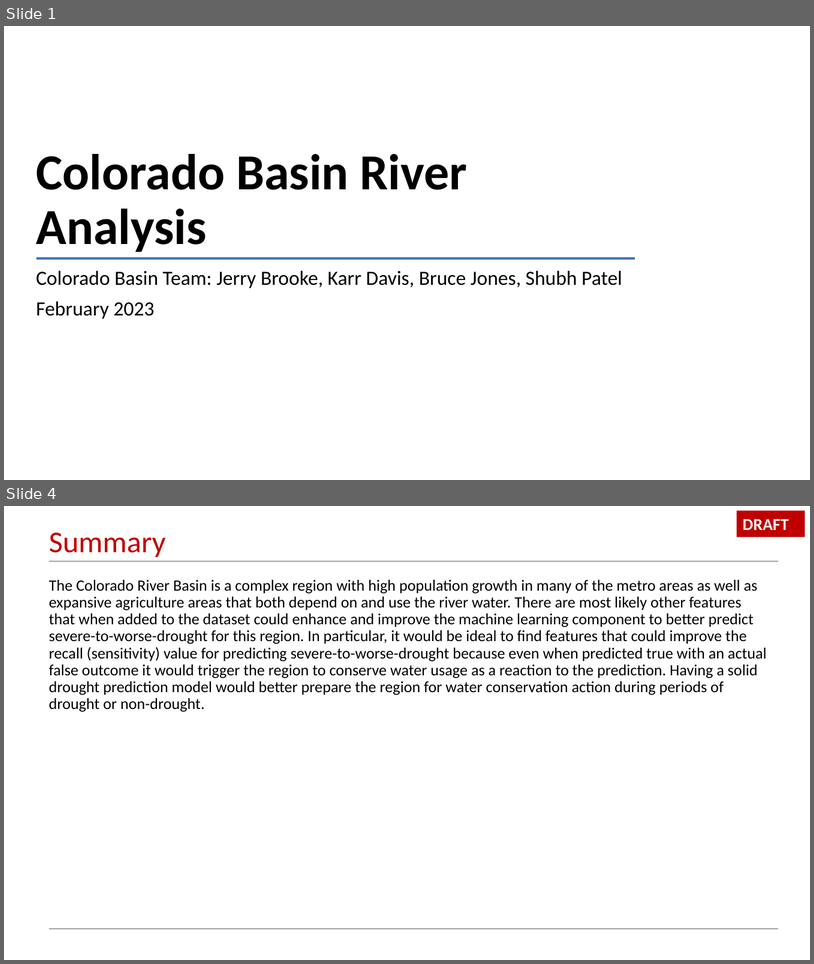
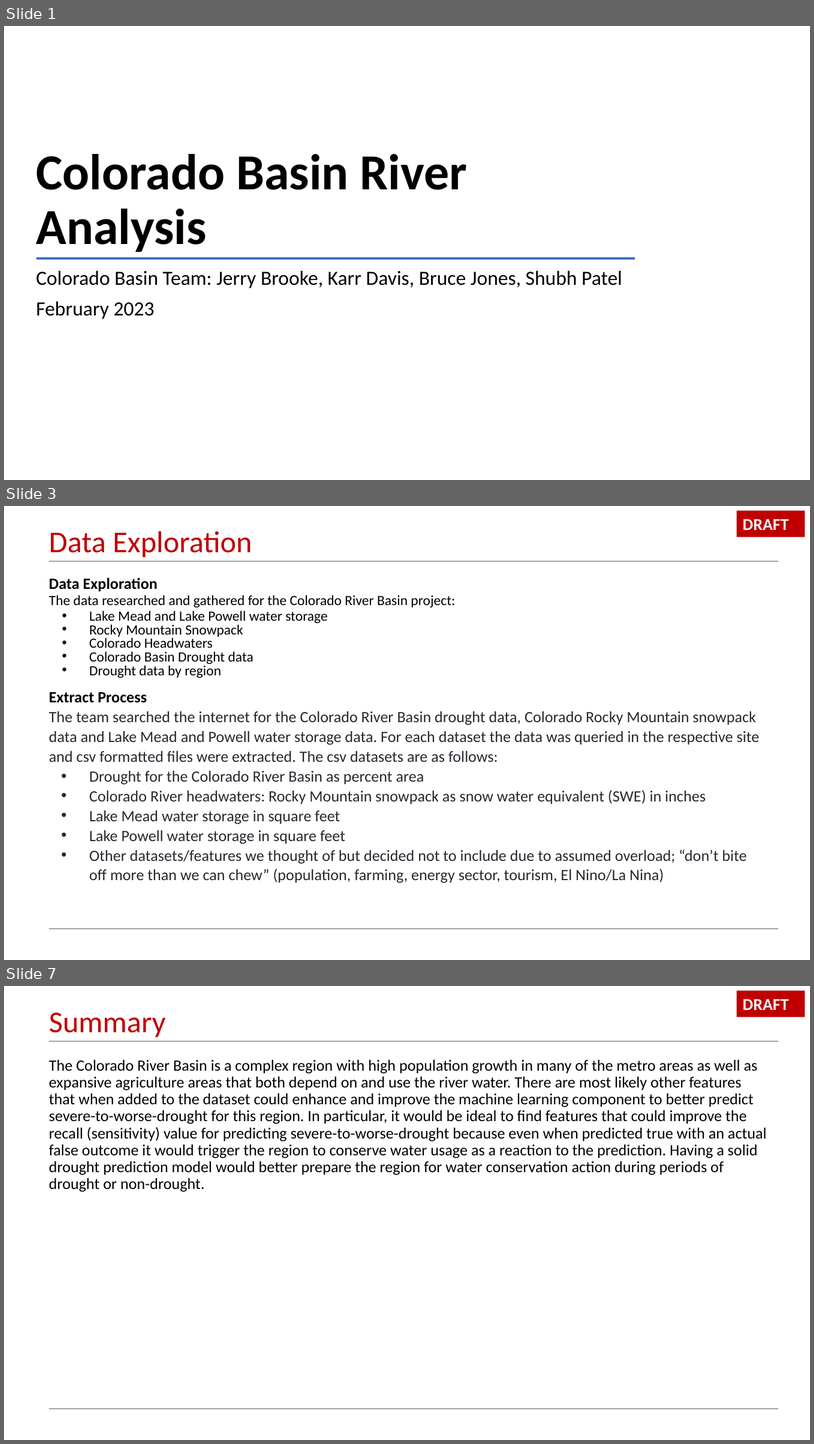
Before and after one commit to Qu3enK/CRBAnalysis_FinalProject, a slide deck: Segment 2/Colorado Basin River Analysis.pptx. Shown one above the other, each under a label of ours: slides 1 and 4 before the commit, slides 1, 3 and 7 after it; the slides between them are not shown. The pictures are 814x964 and 814x1444 pixels, drawn with LibreOffice and Linux fonts; fonts in the diff are those of the drawing; background and template pictures are left out. Boxes give left, top, right and bottom in pixels: in the first picture for what was removed or moved away, otherwise in the second. Text is boxed around its words. In the diff, an @@ line names an element or a change of style, - is before the commit and + after.

Commit message:
Adding files and visuals for project and updated the ReadMe

```diff
--- a/Segment 2/Colorado Basin River Analysis.pptx
+++ b/Segment 2/Colorado Basin River Analysis.pptx
@@ slide 3 added at [4, 506, 810, 960], background #FFFFFF @@
@@ rectangle added at [737, 511, 806, 537], fill #C00000, 15 pt, text #F2F2F2, bold @@
+DRAFT
@@ title added at [49, 531, 252, 557], 27 pt, text #C00000 @@
+Data Exploration
@@ text added at [49, 577, 760, 883], 14 pt, text #24292F @@
+Data Exploration
+The data researched and gathered for the Colorado River Basin project:
+• Lake Mead and Lake Powell water storage
+• Rocky Mountain Snowpack
+• Colorado Headwaters
+• Colorado Basin Drought data
+• Drought data by region
+Extract Process
+The team searched the internet for the Colorado River Basin drought data, Colorado Rocky Mountain snowpack data and Lake Mead and Powell water storage data. For each dataset the data was queried in the respective site
+and csv formatted files were extracted. The csv datasets are as follows:
+• Drought for the Colorado River Basin as percent area
+• Colorado River headwaters: Rocky Mountain snowpack as snow water equivalent (SWE) in inches
+• Lake Mead water storage in square feet
+• Lake Powell water storage in square feet
+• Other datasets/features we thought of but decided not to include due to assumed overload; “don’t bite off more than we can chew” (population, farming, energy sector, tourism, El Nino/La Nina)
@@ line added from (49, 561) to (779, 561), #A5A5A5 1 pt @@
@@ line added from (49, 928) to (779, 928), #A5A5A5 1 pt @@
@@ what was slide 4 is now slide 7 @@
```
Also in this commit, not shown: 3 slides changed, 2 other slides added.
